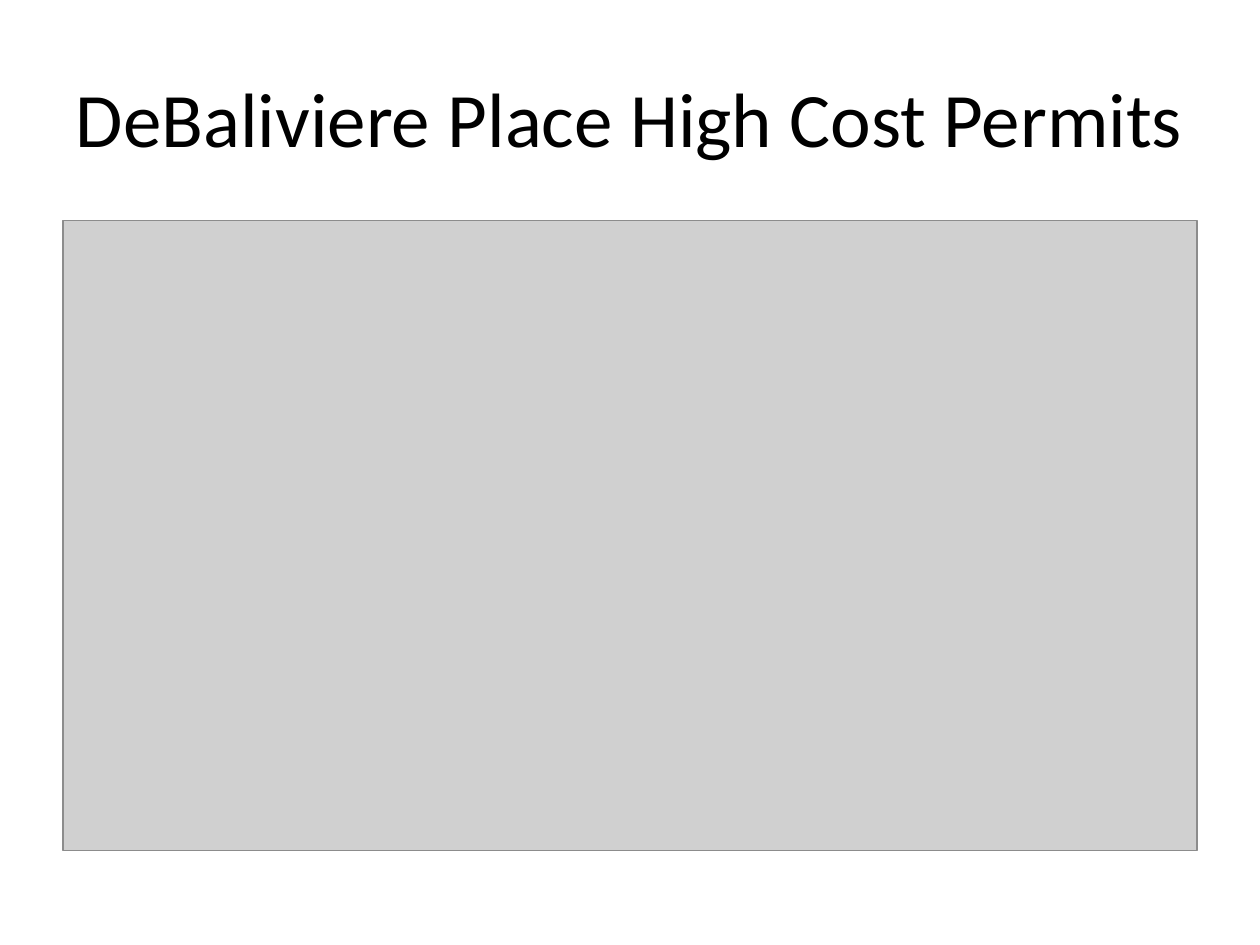
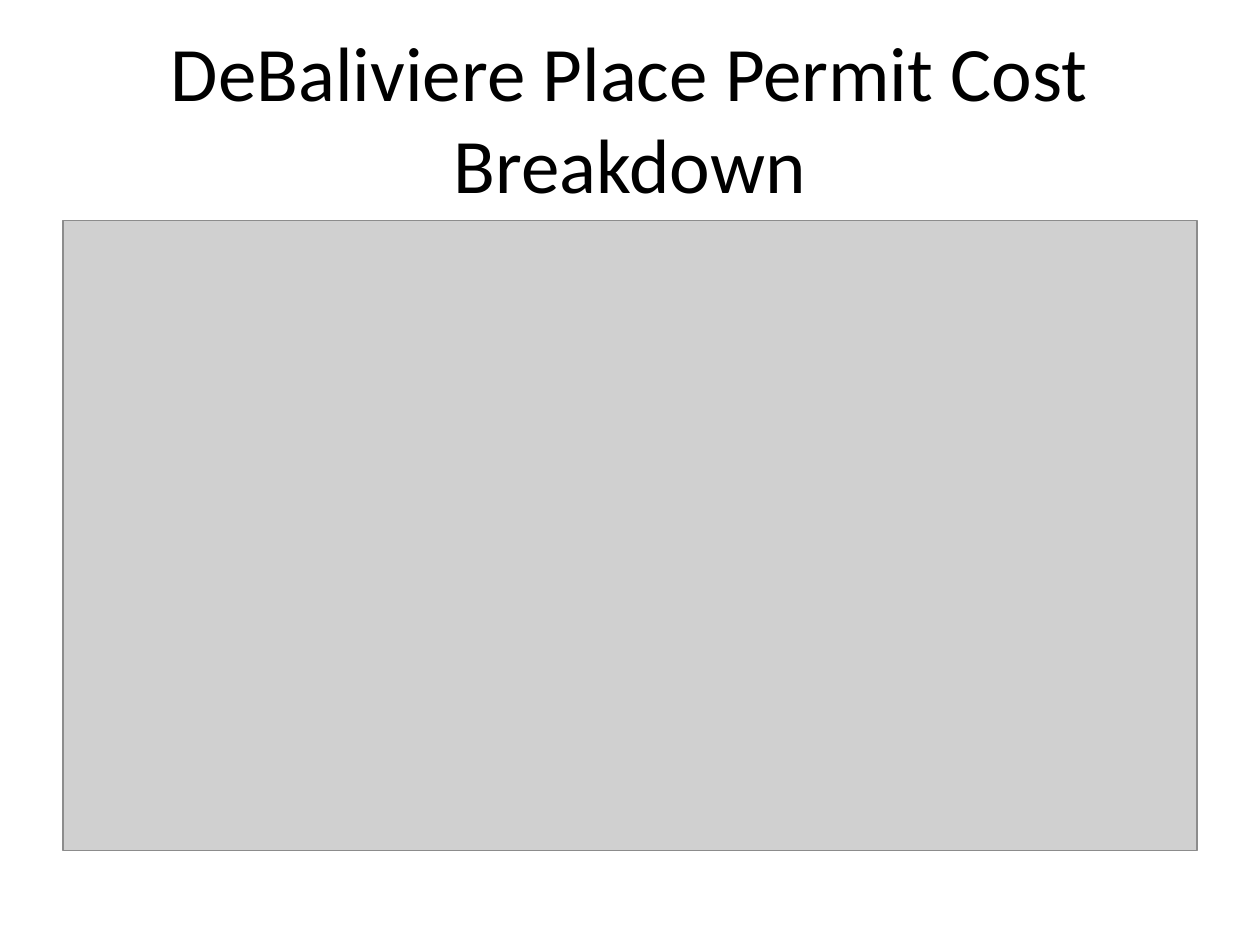
Before and after one commit to wumcrc/stl-building-permits, a slide deck: slide 18 of results/presentations/2020/May/monthly_reportMay2020.pptx. Drawn at 1260x945 pixels with LibreOffice and Linux fonts; fonts in the diff are those of the drawing; grey boxes stand for pictures. Boxes give left, top, right and bottom in pixels: in the first picture for what was removed or moved away, otherwise in the second. Text is boxed around its words. In the diff, an @@ line names an element or a change of style, - is before the commit and + after.

```diff
--- a/results/presentations/2020/May/monthly_reportMay2020.pptx
+++ b/results/presentations/2020/May/monthly_reportMay2020.pptx
@@ title at (171,47,1088,194): text changed @@
-DeBaliviere Place High Cost Permits
+DeBaliviere Place Permit Cost Breakdown
```
Also in this commit, not shown: 7 other slides changed, 1 other file.
